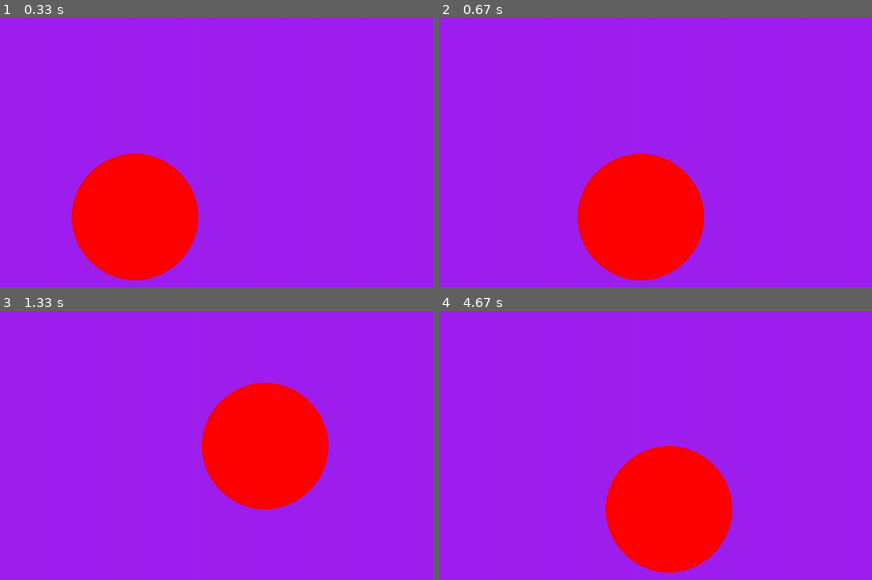
Above: before the commit, frames 1-4 (two rows, left to right).
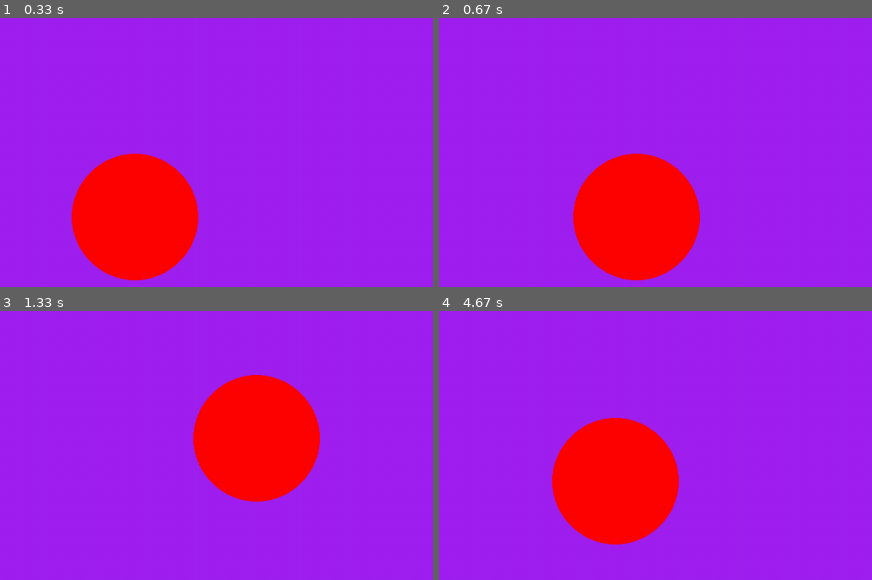
Above: after the commit, the same moments.

Repository: shriekdj/pygame_project_for_youtube
Game: pygame game, started from main.py
Two runs of this game, one before a commit and one after it. Both use one fixed random seed, a clock stepped at 60 frames per second and the inputs below.
Inputs:
- Up to frame 1 (0.33 s): no input
- Up to frame 2 (0.67 s): hold Right from 0.33 s (still down)
- Up to frame 3 (1.33 s): release Right at 0.8 s; hold Up 0.83-1.13 s; hold Right from 1.17 s (still down)
- Up to frame 4 (4.67 s): release Right at 1.63 s; hold Left 1.67-2.2 s; hold Down 2.23-2.53 s; hold Left 2.57-2.97 s; hold Up 3-3.37 s; hold Right 3.4-4.03 s; hold Down 4.07-4.43 s; hold Left from 4.47 s (still down)

Frame 1 is identical in both runs. In frame 2, 1.2% of the frame differs, in the area x 30-62%, y 50-98%; in frame 3, 2.8%; in frame 4, 13%, in the area x 26-68%, y 39-98%.

Commit message:
adding boundary to circle player with clamp

Diff:
--- a/main.py
+++ b/main.py
@@ -6,6 +6,8 @@
 screen = pygame.display.set_mode(
     (1280, 720) # 720p Screen
 )
+screen_rect = screen.get_rect()
+
 clock = pygame.time.Clock()
 
 # global variables
@@ -21,7 +23,20 @@
     0,0
 ) # no tuple because it's stores direction
 
+player_radius = 90
 player_speed = 300 # pixels per seconds
+
+player_surface = pygame.Surface(
+    (player_radius*2, player_radius*2), # 180x180
+    pygame.SRCALPHA # surface will be transparent
+)
+pygame.draw.circle(
+    player_surface, # background
+    'red',
+    (player_radius, player_radius), # center of surface
+    radius=player_radius # pixels
+)
+player_rect = player_surface.get_rect() # reference
 
 while running:
     # Let's Listen Global Window Events
@@ -34,12 +49,9 @@
 
     # Game Code Start
 
-    ## draw player
-    pygame.draw.circle(
-        screen, # background
-        'red',
-        player_pos,
-        radius=90 # pixels
+    ## draw player_surface on screen like sticky notes
+    screen.blit(
+        player_surface, player_rect
     )
 
     # normal keyboard click events
@@ -62,6 +74,21 @@
 
     player_pos += player_speed * player_dir * dt
 
+    player_rect.center = (
+        player_pos.x,
+        player_pos.y
+    ) # change position of center of rect
+
+    # does not allow to go outside of boundary rect passed
+    player_rect.clamp_ip(
+        screen_rect
+    )
+
+    player_pos.update(
+        player_rect.center
+    )
+
+
     if keys[pygame.K_ESCAPE]:
         running = False
 
